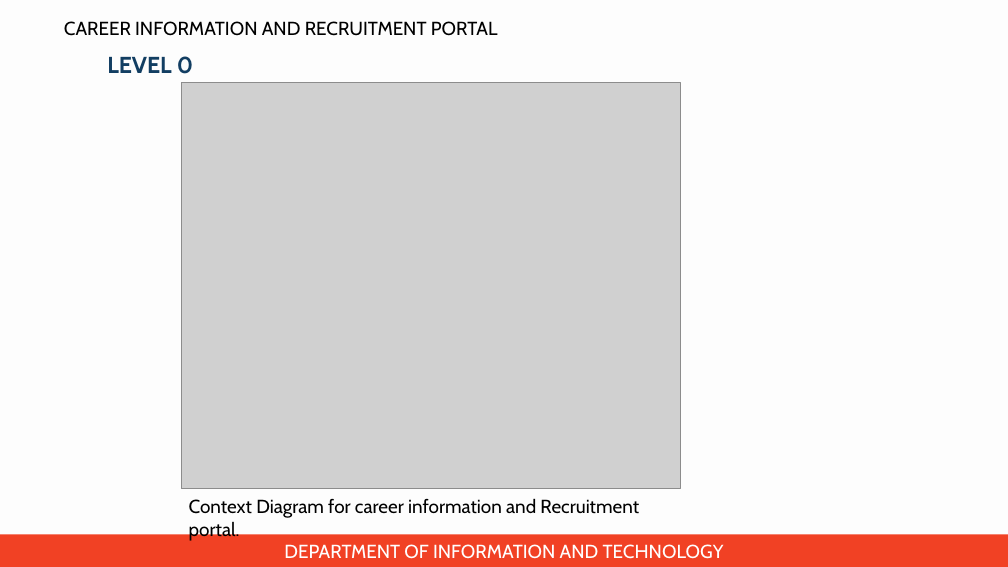
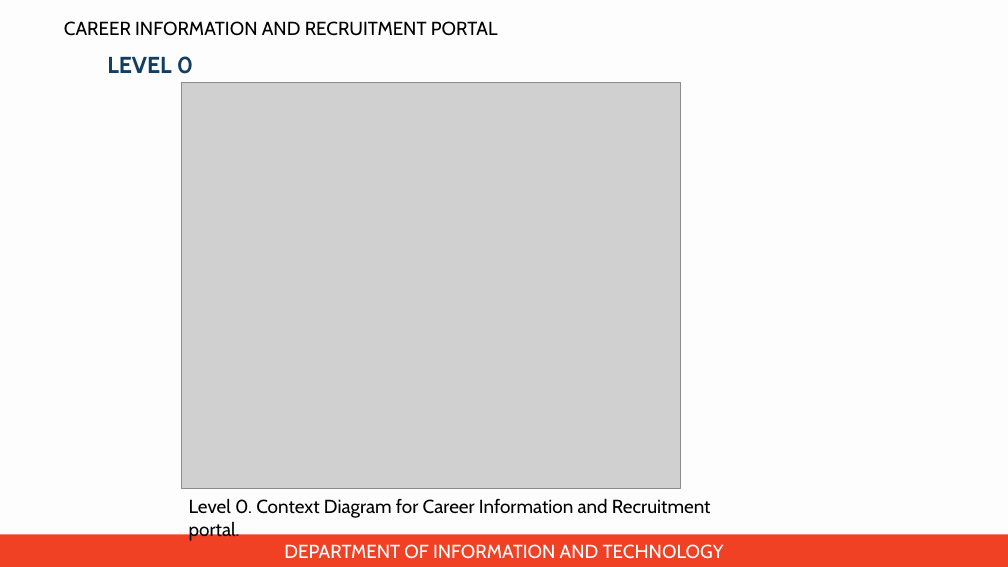
Before and after one commit to jincy-p-janardhanan/Career-Information-and-Recruitment-Portal, a slide deck: slide 11 of Presentation for zeroth review/PPT for zeroth review.pptx. Drawn at 1008x567 pixels with LibreOffice and Linux fonts; fonts in the diff are those of the drawing; grey boxes stand for pictures; background and template pictures are left out. Boxes give left, top, right and bottom in pixels: in the first picture for what was removed or moved away, otherwise in the second. Text is boxed around its words. In the diff, an @@ line names an element or a change of style, - is before the commit and + after.

Commit message:
Corrected Software and hardware specifications, modified proposed methodology, spell & grammar check

```diff
--- a/Presentation for zeroth review/PPT for zeroth review.pptx
+++ b/Presentation for zeroth review/PPT for zeroth review.pptx
@@ text at [189,498,711,518]: text changed @@
-Context Diagram for career information and Recruitment portal.
+Level 0. Context Diagram for Career Information and Recruitment portal.
```
Also in this commit, not shown: 7 other slides changed.
